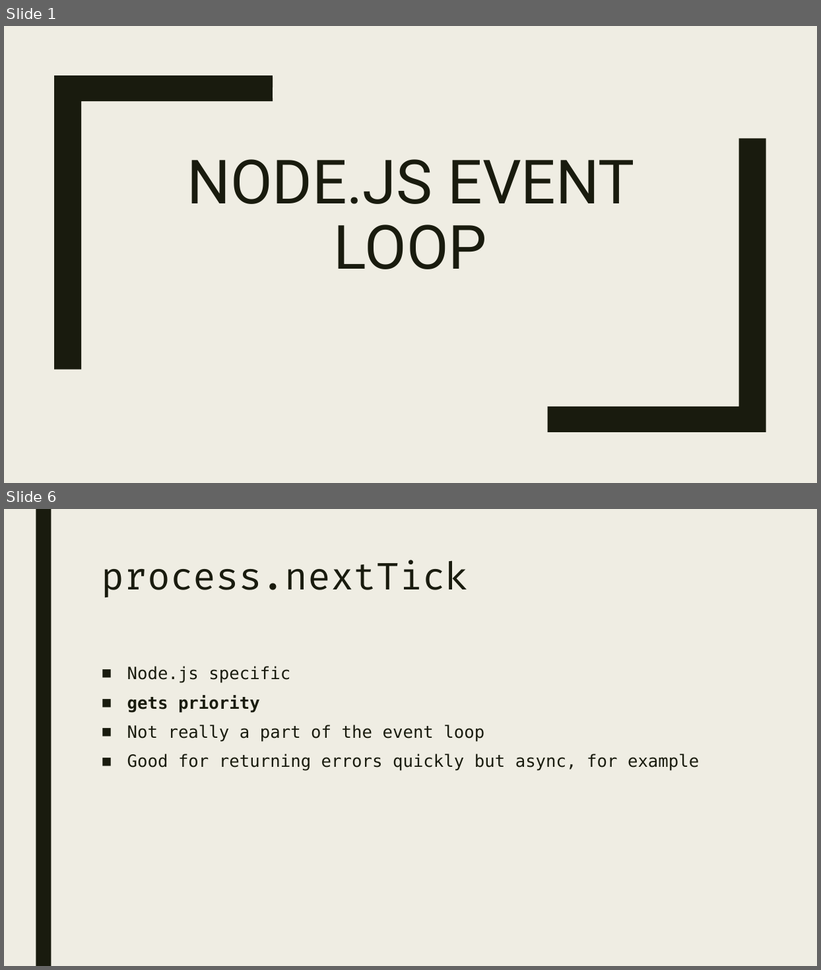
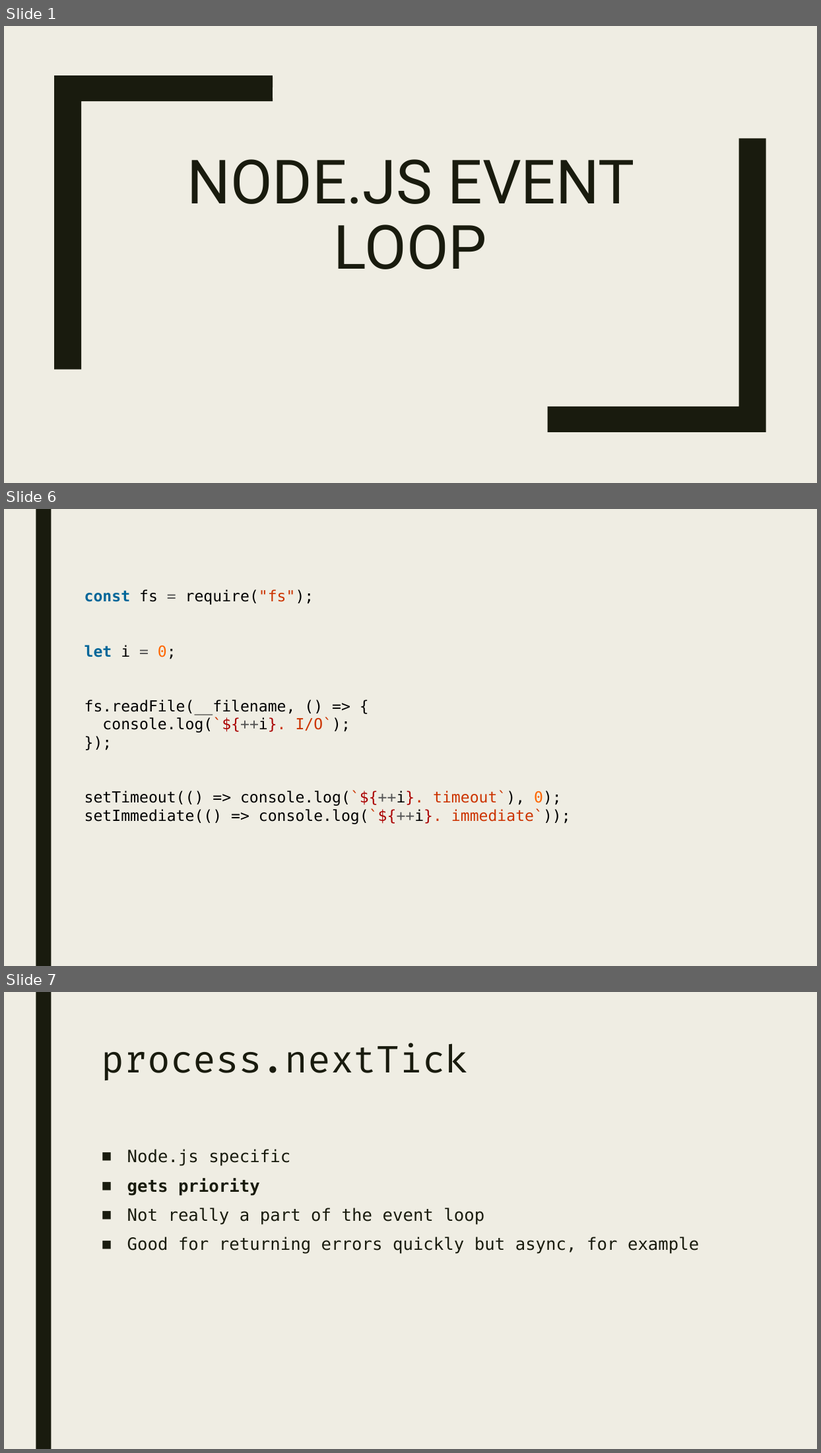
Before and after one commit to nabriski/lectures, a slide deck: event-loop/prez.pptx. Shown one above the other, each under a label of ours: slides 1 and 6 before the commit, slides 1, 6 and 7 after it; the slides between them are not shown. The pictures are 821x970 and 821x1453 pixels, drawn with LibreOffice and Linux fonts; fonts in the diff are those of the drawing. Boxes give left, top, right and bottom in pixels: in the first picture for what was removed or moved away, otherwise in the second. Text is boxed around its words. In the diff, an @@ line names an element or a change of style, - is before the commit and + after.

```diff
--- a/event-loop/prez.pptx
+++ b/event-loop/prez.pptx
@@ slide 6 added at (4,509,817,966), background #EFEDE3; not listed: 1 template element that a slide beside it also shows @@
@@ text added at (85,590,571,824), 18 pt, text #000000 @@
+const fs = require("fs");
+let i = 0;
+fs.readFile(__filename, () => {
+console.log(`${++i}. I/O`);
+});
+setTimeout(() => console.log(`${++i}. timeout`), 0);
+setImmediate(() => console.log(`${++i}. immediate`));
@@ what was slide 6 is now slide 7 @@
```
Also in this commit, not shown: 2 slides changed, 4 other slides added, 3 slides removed, 3 other files.
